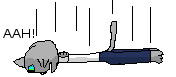
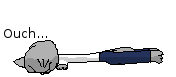
Layers edited between the first and the second 176×77 image:
hid group "FALL" (4 layers) over 3, 0, 151, 74
painted on "framecolor_FALL" over 3, 0, 151, 74
hid "Background copy" over 3, 0, 151, 74
painted on "framecolor_LAND" over 3, 0, 151, 74
hid "Background" over 3, 0, 151, 74
